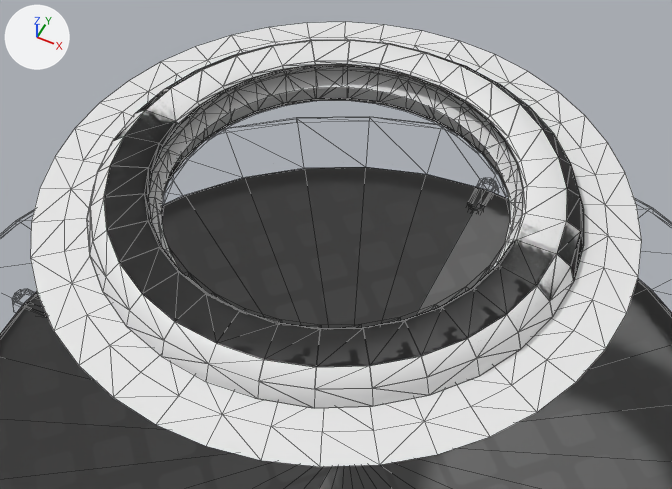
The FBX model 3D Assets/TPC/pref_TPC_v2_mini_NeutralScoreArea03_purple_idle_lv3/pref_TPC_v2_mini_NeutralScoreArea03_purple_idle_lv3.fbx, before and after one commit.
Before and after are seen from a 50 mm camera at (0.0151, -0.0303, 0.0617) aimed at (0.0008, -0.0016, 0.0259). Arrows for +X, +Y and +Z are at upper left; the lights stay in place. Mesh edges are drawn as thin lines. Where no turn or scale is listed for an object, it has been applied to the vertices.

The scene before the commit, as lines of its bpy script (objects in view):
```python
me_fresnel__2 = bpy.data.meshes.new('fresnel (2)')
me_fresnel__2.from_pydata(...)  # 288 vertices, 512 faces; spans x -1.26..1.26, y -0.14..0.14, z -1.26..1.26
me_fresnel__2.materials.append(mat_mat_fx_scorearea03_obj_05_cj)  # white #e7e7e7
me_sm_fx_0037_ring_04_xz__2 = bpy.data.meshes.new('sm_fx_0037_ring_04_xz (2)')
me_sm_fx_0037_ring_04_xz__2.from_pydata(...)  # 205 vertices, 320 faces; spans x -4.93..4.93, y -4.93..4.93, z 0.0
me_sm_fx_0037_ring_04_xz__2.polygons.foreach_set('use_smooth', [True] * 320)
me_sm_fx_0037_ring_04_xz__2.materials.append(mat_mat_fx_scorearea03_glow_16_cj)  # white #e7e7e7
me_sm_prop_platform06a_lv3 = bpy.data.meshes.new('sm_prop_platform06a_lv3')
me_sm_prop_platform06a_lv3.from_pydata(...)  # 321 vertices, 560 faces; spans x -0.0369..0.0377, y -0.0365..0.0381, z 0.0002..0.0022
me_sm_prop_platform06a_lv3.materials.append(mat_mat_prop_platform06g_lv3)
ob_fresnel__2 = bpy.data.objects.new('fresnel (2)', me_fresnel__2)
ob_fresnel__2.parent = ob_pref_fx_neutralscorearea03_purple_rim_lv3
ob_fresnel__2.location = (0.0, 0.0, 0.0)
ob_sm_fx_0037_ring_04_xz__2 = bpy.data.objects.new('sm_fx_0037_ring_04_xz (2)', me_sm_fx_0037_ring_04_xz__2)
ob_sm_fx_0037_ring_04_xz__2.parent = ob_pref_fx_neutralscorearea03_purple_rim_lv3
ob_sm_fx_0037_ring_04_xz__2.location = (0.0, 0.0, 0.0)
ob_sm_fx_0037_ring_04_xz__2.rotation_euler = (-1.571, -0.677, 0.0)  # degrees (-90, -39, 0)
ob_sm_fx_0037_ring_04_xz__2.scale = (0.312, 0.312, 0.312)
ob_sm_prop_platform06a_lv3 = bpy.data.objects.new('sm_prop_platform06a_lv3', me_sm_prop_platform06a_lv3)
ob_sm_prop_platform06a_lv3.location = (0.0, 0.0, 0.0)
# also in view: 'sm_prop_platform06b_lv3' at (0.0, 0.0, 0.0275)
```
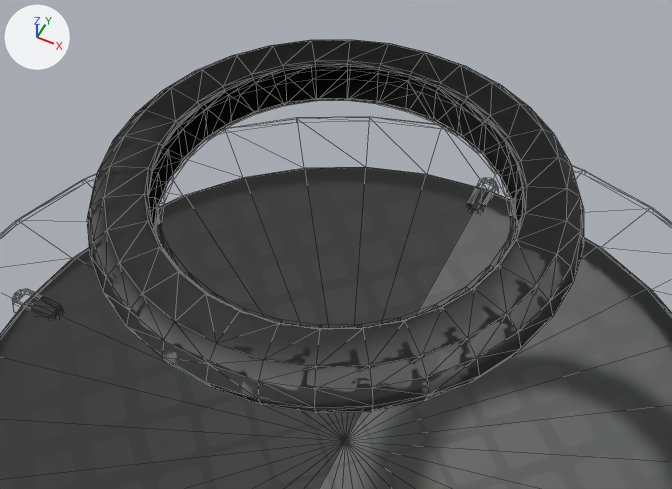
Diff of the bpy script that builds the scene:
```diff
--- a/3D Assets/TPC/pref_TPC_v2_mini_NeutralScoreArea03_purple_idle_lv3/pref_TPC_v2_mini_NeutralScoreArea03_purple_idle_lv3.fbx.py
+++ b/3D Assets/TPC/pref_TPC_v2_mini_NeutralScoreArea03_purple_idle_lv3/pref_TPC_v2_mini_NeutralScoreArea03_purple_idle_lv3.fbx.py
@@ ob_fresnel__2 @@
-ob_fresnel__2 = bpy.data.objects.new('fresnel (2)', me_fresnel__2)
+ob_fresnel__2 = bpy.data.objects.new('fresnel (2)', None)
 ob_fresnel__2.parent = ob_pref_fx_neutralscorearea03_purple_rim_lv3
@@ ob_sm_fx_0037_ring_04_xz__2 @@
-ob_sm_fx_0037_ring_04_xz__2 = bpy.data.objects.new('sm_fx_0037_ring_04_xz (2)', me_sm_fx_0037_ring_04_xz__2)
+ob_sm_fx_0037_ring_04_xz__2 = bpy.data.objects.new('sm_fx_0037_ring_04_xz (2)', None)
 ob_sm_fx_0037_ring_04_xz__2.parent = ob_pref_fx_neutralscorearea03_purple_rim_lv3
```

What differs and where, as boxes (x1, y1, x2, y2) in the pictures (672 x 489 px):
'sm_fx_0037_ring_04_xz (2)', no longer drawn
    before: (30, 22, 642, 467)
'fresnel (2)', no longer drawn
    before: (87, 40, 581, 408)
'sm_prop_platform06b_lv3', unchanged, uncovered by the edit
    before: (94, 40, 584, 374)
    after: (87, 40, 584, 413)
